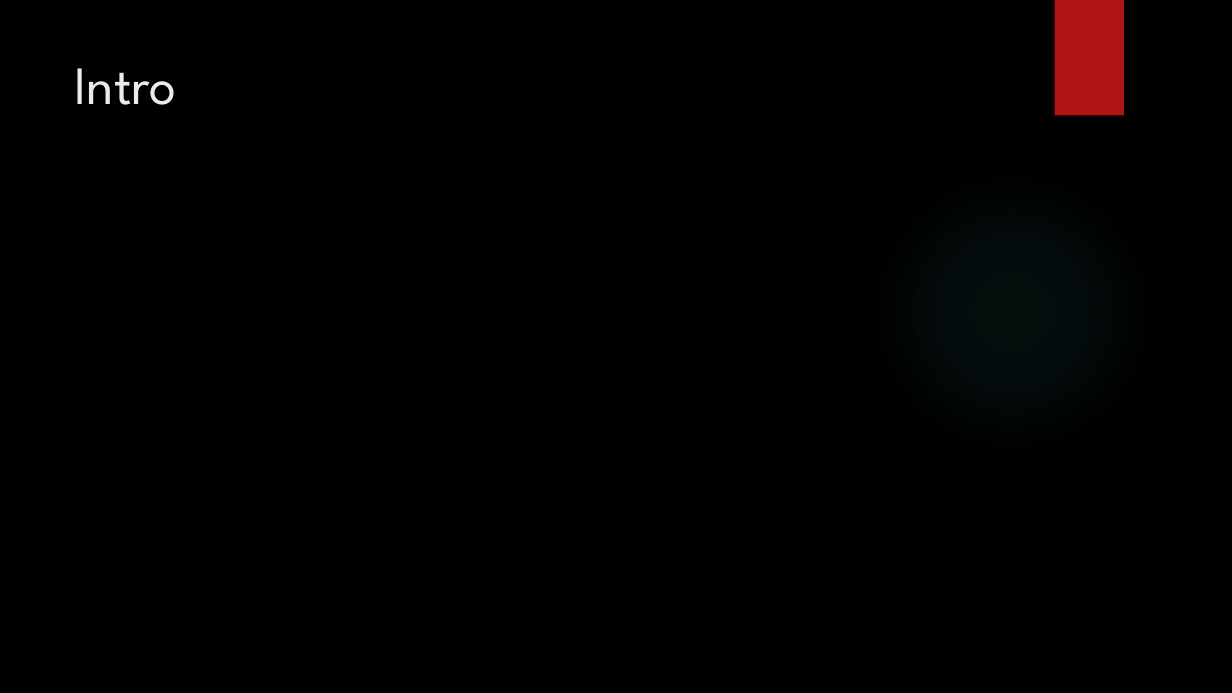
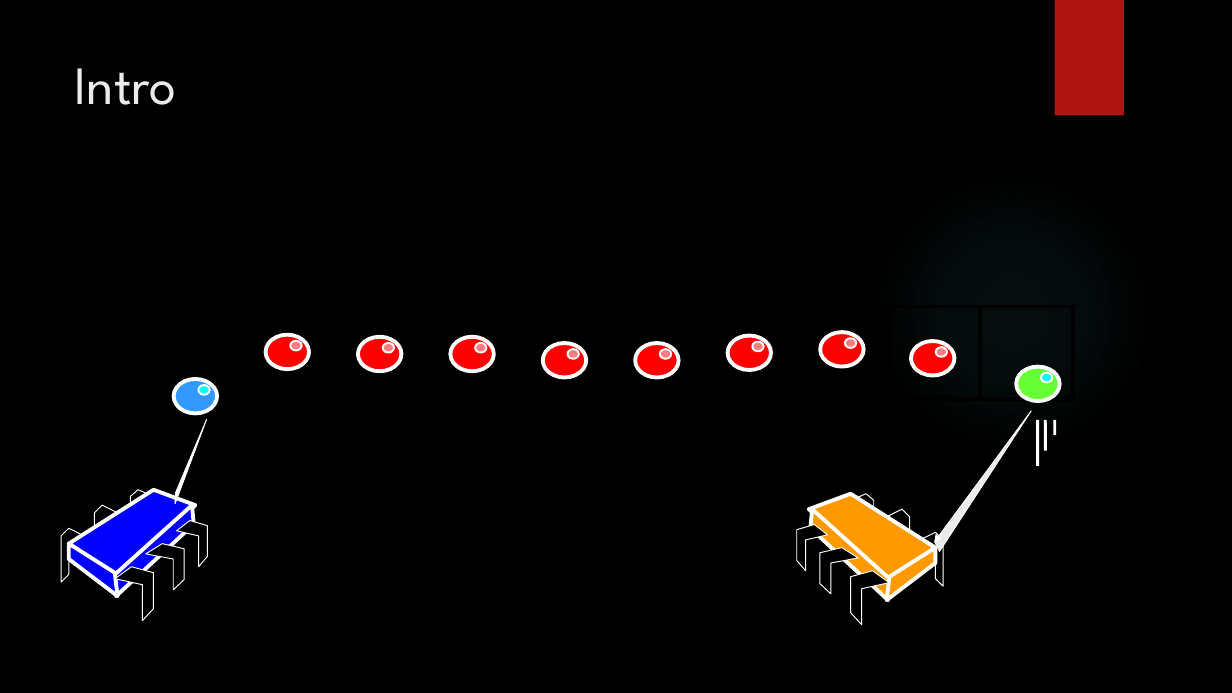
Before and after one commit to PositiveMD/scaling-waffle, a slide deck: slide 4 of ED-Tree/src/Elimination Diffraction Trees.pptx (slide 2 before the commit). Drawn at 1232x693 pixels with LibreOffice and Linux fonts; fonts in the diff are those of the drawing; background and template pictures are left out. Boxes give left, top, right and bottom in pixels: in the first picture for what was removed or moved away, otherwise in the second. Text is boxed around its words. In the diff, an @@ line names an element or a change of style, - is before the commit and + after.

Commit message:
add intro slides

```diff
--- a/ED-Tree/src/Elimination Diffraction Trees.pptx
+++ b/ED-Tree/src/Elimination Diffraction Trees.pptx
@@ group added at [149,307,1073,399]: 10 rectangles @@
@@ ellipse added at [265,335,309,369], fill #FF0000, outline #FFFFFF 3 pt @@
@@ ellipse added at [290,341,301,350], fill #FF7C80, outline #FFFFFF 1.5 pt @@
@@ ellipse added at [358,336,401,371], fill #FF0000, outline #FFFFFF 3 pt @@
@@ ellipse added at [383,343,394,352], fill #FF7C80, outline #FFFFFF 1.5 pt @@
@@ ellipse added at [450,336,494,371], fill #FF0000, outline #FFFFFF 3 pt @@
@@ ellipse added at [475,343,486,352], fill #FF7C80, outline #FFFFFF 1.5 pt @@
@@ ellipse added at [543,343,586,377], fill #FF0000, outline #FFFFFF 3 pt @@
@@ ellipse added at [567,349,579,359], fill #FF7C80, outline #FFFFFF 1.5 pt @@
@@ ellipse added at [635,343,678,377], fill #FF0000, outline #FFFFFF 3 pt @@
@@ ellipse added at [660,349,671,359], fill #FF7C80, outline #FFFFFF 1.5 pt @@
@@ ellipse added at [727,335,771,370], fill #FF0000, outline #FFFFFF 3 pt @@
@@ ellipse added at [752,342,763,351], fill #FF7C80, outline #FFFFFF 1.5 pt @@
@@ ellipse added at [821,332,864,366], fill #FF0000, outline #FFFFFF 3 pt @@
@@ ellipse added at [845,338,856,348], fill #FF7C80, outline #FFFFFF 1.5 pt @@
@@ ellipse added at [911,341,955,375], fill #FF0000, outline #FFFFFF 3 pt @@
@@ ellipse added at [936,348,947,357], fill #FF7C80, outline #FFFFFF 1.5 pt @@
@@ ellipse added at [174,379,217,413], fill #3399FF, outline #FFFFFF 3 pt @@
@@ ellipse added at [199,385,210,395], fill #00FFFF, outline #FFFFFF 1.5 pt @@
@@ ellipse added at [1017,367,1060,401], fill #66FF33, outline #FFFFFF 3 pt @@
@@ ellipse added at [1042,372,1053,382], fill #00FFFF, outline #FFFFFF 1.5 pt @@
@@ freeform shape added at [152,419,231,504], fill #FFFFFF, outline #FFFFFF 0.75 pt @@
@@ freeform shape added at [932,395,1032,566], fill #EBEBEB, outline #FFFFFF 0.75 pt @@
@@ line added from (1038, 420) to (1038, 466), #FFFFFF 2.25 pt @@
@@ line added from (1045, 420) to (1045, 451), #FFFFFF 2.25 pt @@
@@ line added from (1055, 420) to (1055, 435), #FFFFFF 2.25 pt @@
@@ group added at [61,490,207,620]: 9 freeform shapes @@
@@ group added at [797,494,944,625]: 9 freeform shapes @@
```
Also in this commit, not shown: 5 other slides changed, 3 slides added.
